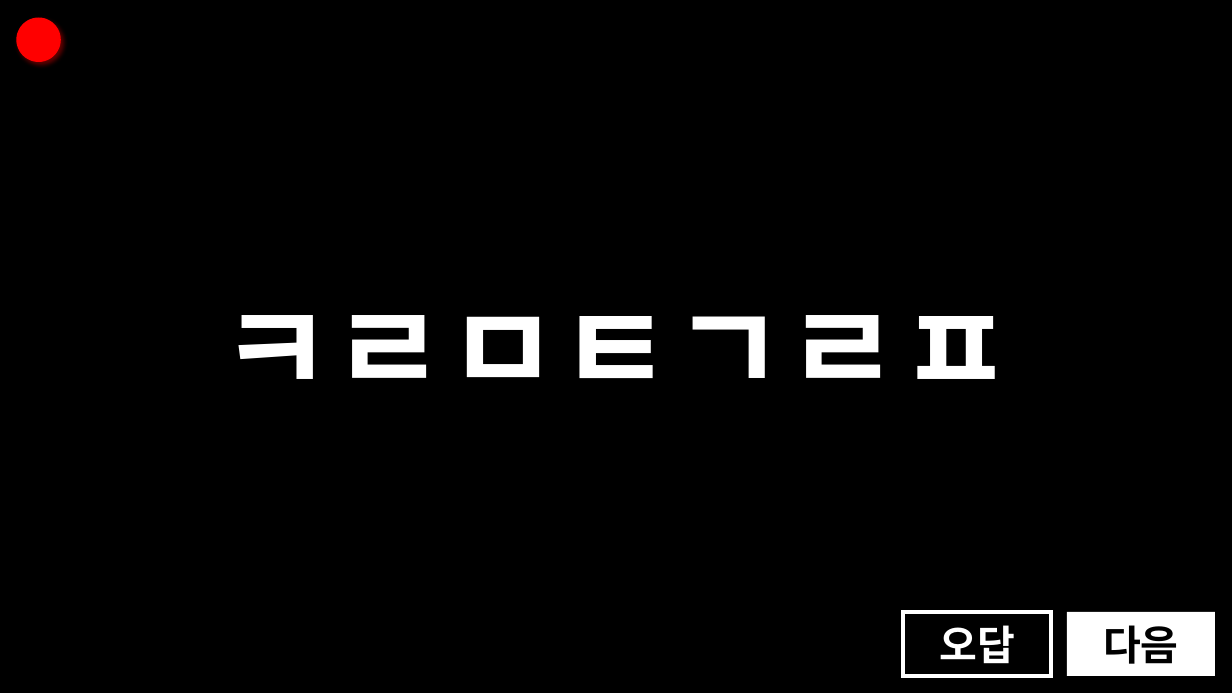
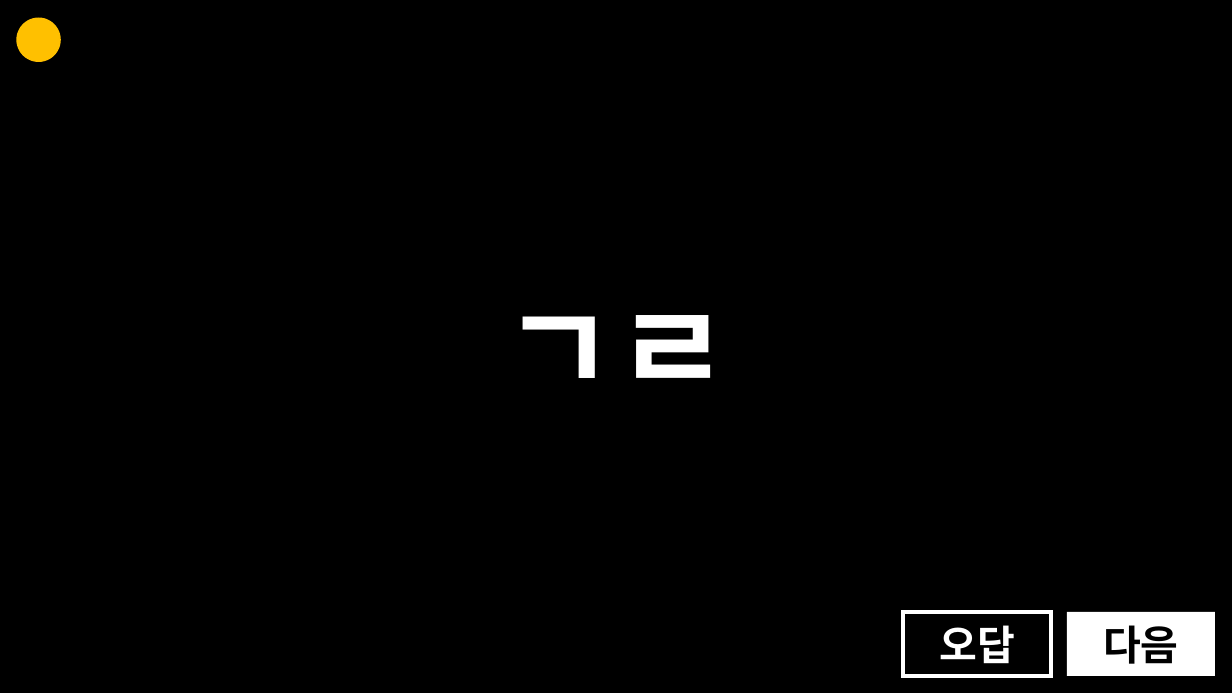
Before and after one commit to mangojun/essay-ppt, a slide deck: slide 10 of ppt/초성 이어 맞추기.pptx. Drawn at 1232x693 pixels with LibreOffice and Linux fonts; fonts in the diff are those of the drawing. Boxes give left, top, right and bottom in pixels: in the first picture for what was removed or moved away, otherwise in the second. Text is boxed around its words. In the diff, an @@ line names an element or a change of style, - is before the commit and + after.

Commit message:
mod GMS

```diff
--- a/ppt/초성 이어 맞추기.pptx
+++ b/ppt/초성 이어 맞추기.pptx
@@ ellipse at box(17, 18, 61, 62): fill #FF0000 to #FFC000; shadow off @@
@@ text at box(503, 315, 730, 378): text changed @@
-ㅋㄹㅁㅌㄱㄹㅍ
+ㄱㄹ
```
Also in this commit, not shown: 7 other slides changed, 12 slides added.
